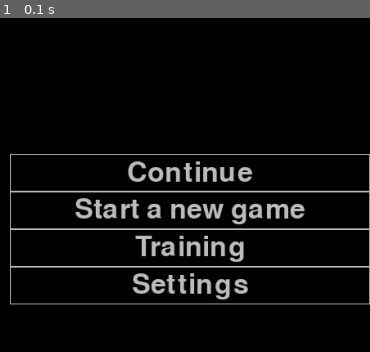
Above: before the commit, frame 1.
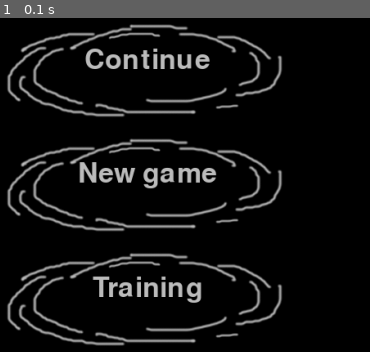
Above: after the commit, the same moment.

Repository: v-like-engine/the-cage-of-mage-pygame
Game: pygame game, started from main.py
Same seed, same stepped clock (60 frames per second), same inputs: the game is played once before the commit and once after it.
Inputs:
- Up to frame 1 (0.1 s): no input

The runs differ from the first frame. In frame 1, 19% of the frame differs, in the area x 1-100%, y 1-99%.

Commit message:
Add button image

Diff:
--- a/main.py
+++ b/main.py
@@ -48,11 +48,11 @@
 
     def draw_buttons(self):
         try:
-            self.x = self.width // 5 * 3
-            self.y = self.height // 2
-            texts = ['Continue', 'Start a new game', 'Training', 'Settings']
+            self.x = self.width // 7 * 4
+            self.y = self.height // 4
+            texts = ['Continue', 'New game', 'Training']
             for i in range(len(texts)):
-                new_btn = MainMenuButton(self.buttons_sprites, self.screen, self.x, self.y + self.height // 15 * i,
+                new_btn = MainMenuButton(self.buttons_sprites, self.screen, self.x, self.y + self.height // 5 * i,
                                          self.width, self.height,
                                          self.is_mouse_button_down, texts[i])
                 self.buttons.append(new_btn)
--- a/main_menu.py
+++ b/main_menu.py
@@ -15,29 +15,30 @@
         self.h = self.height // 15
         self.x = x
         self.y = y
-        self.image = pygame.Surface([self.w, self.h])
+        self.image = self.load_image('button.png')
         self.rect = self.image.get_rect()
         self.rect.x = self.x
         self.rect.y = self.y
+        self.rect.w = self.w
+        self.rect.h = self.h
         self.color = pygame.Color('grey')
-        pygame.draw.rect(self.image, self.color, (0, 0, self.w, self.h), 1)
 
         self.font = pygame.font.Font(None, 50)
         self.text = self.font.render(text, 1, self.color)
-        self.image.blit(self.text, (self.w // 2 - self.text.get_width() // 2,
-                                    self.h // 2 - self.text.get_height() // 2))
+        self.image.blit(self.text, (self.rect.w // 2 - 20 - self.text.get_width() // 2,
+                                    self.rect.h // 3 * 4 - self.text.get_height() // 2))
 
         self.all_sprites = pygame.sprite.Group()
         self.web = 'web.jpg'
         self.web = self.load_image(self.web)
 
-
-    def load_image(self, name):
+    def load_image(self, name, colorkey=None):
         fullname = path.join('data', name)
-        image = pygame.image.load(fullname).convert()
+        image = pygame.image.load(fullname).convert_alpha()
+        if colorkey is not None:
+            if colorkey == -1:
+                colorkey = image.get_at((0, 0))
+            image.set_colorkey(colorkey)
+        else:
+            image = image.convert_alpha()
         return image
-'''
-    def highlighting(self):
-        light = pygame.Rect(2, 2, self.w - 2, self.h - 2)
-        pygame.draw.rect(self.light_image, pygame.Color('white'), light, 1)
-'''
